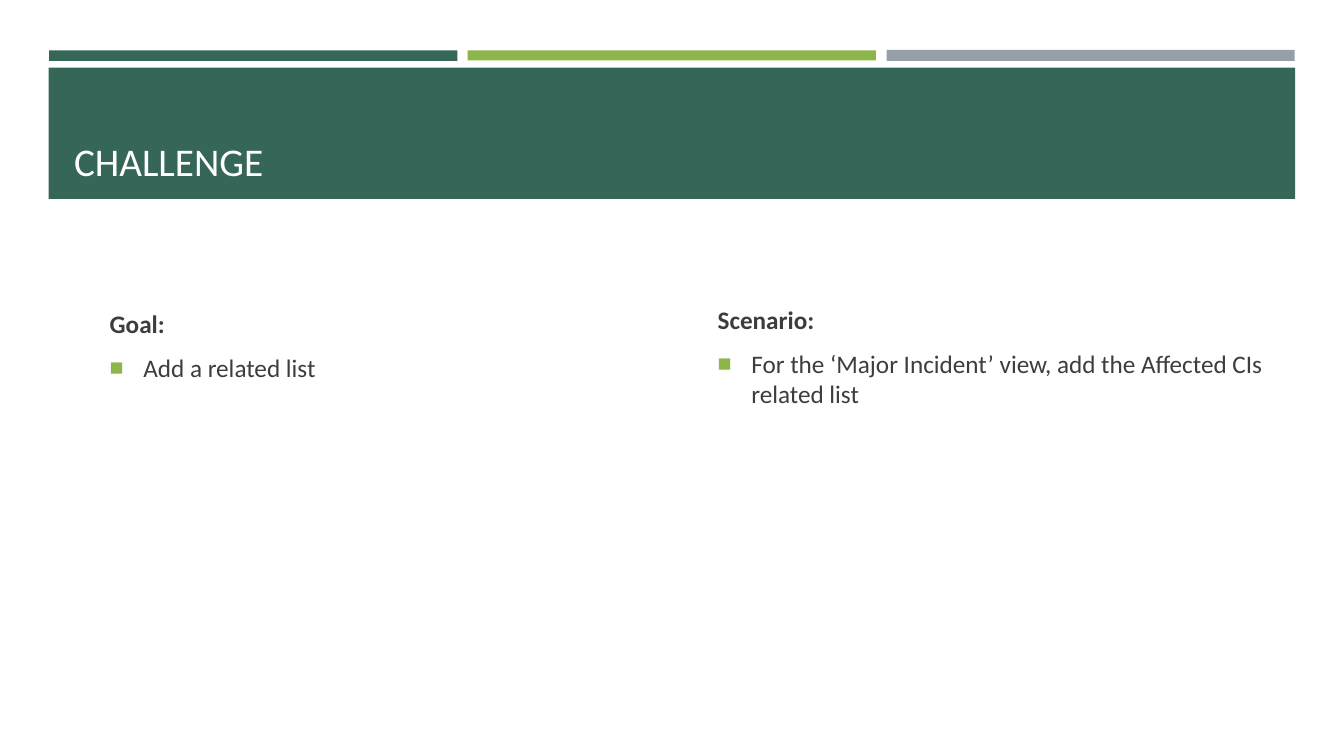
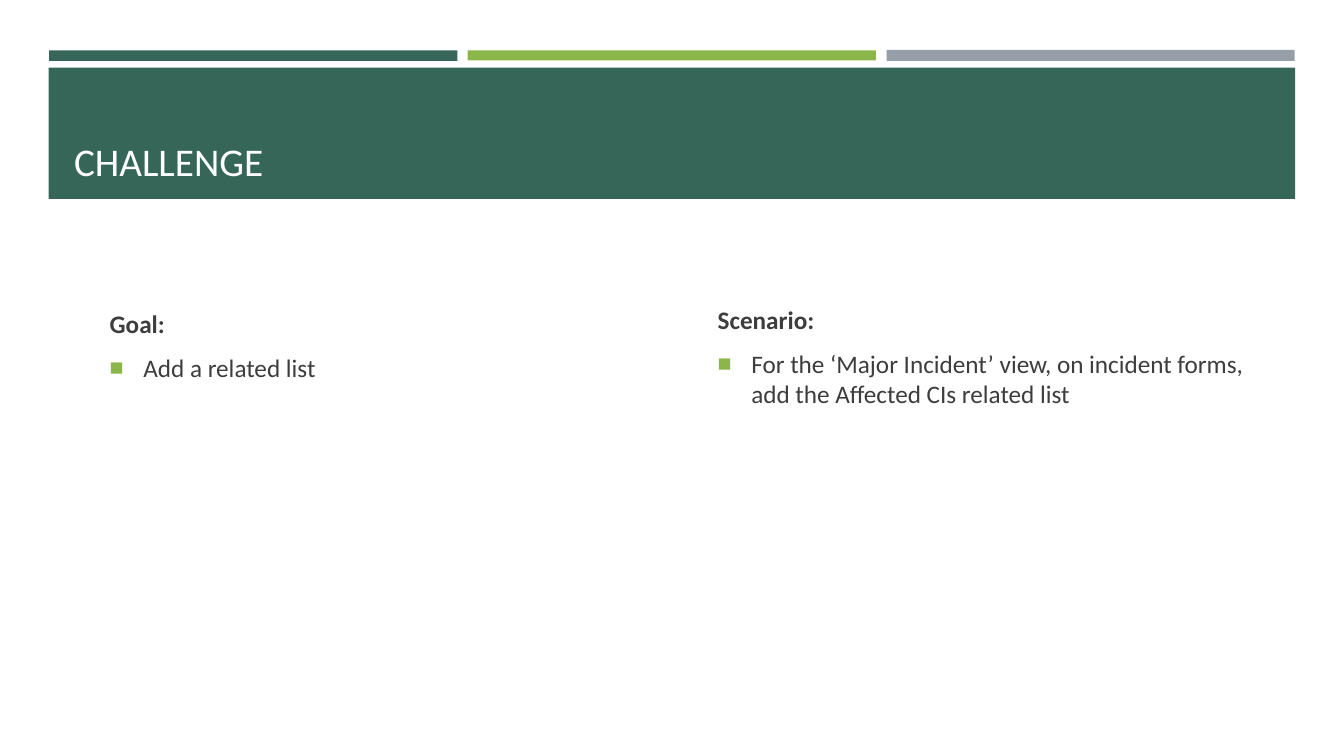
Before and after one commit to e-m-wilson/SNOW, a slide deck: slide 39 of Week_3/SNOW_Basics.pptx (slide 38 before the commit). Drawn at 1344x756 pixels with LibreOffice and Linux fonts; fonts in the diff are those of the drawing. Boxes give left, top, right and bottom in pixels: in the first picture for what was removed or moved away, otherwise in the second. Text is boxed around its words. In the diff, an @@ line names an element or a change of style, - is before the commit and + after.

```diff
--- a/Week_3/SNOW_Basics.pptx
+++ b/Week_3/SNOW_Basics.pptx
@@ text at (751,355,1242,403): text changed @@
-■ For the ‘Major Incident’ view, add the Affected CIs related list
+■ For the ‘Major Incident’ view, on incident forms, add the Affected CIs related list
```
Also in this commit, not shown: 1 slide added, 1 other file.
